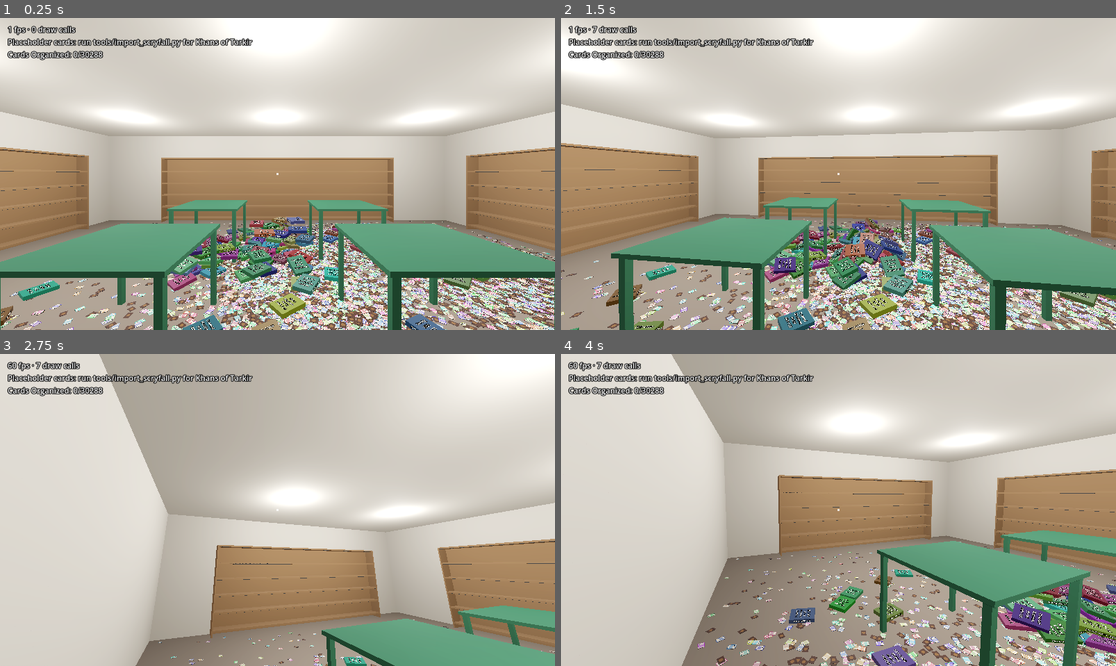
Above: before the commit, frames 1-4 (two rows, left to right).
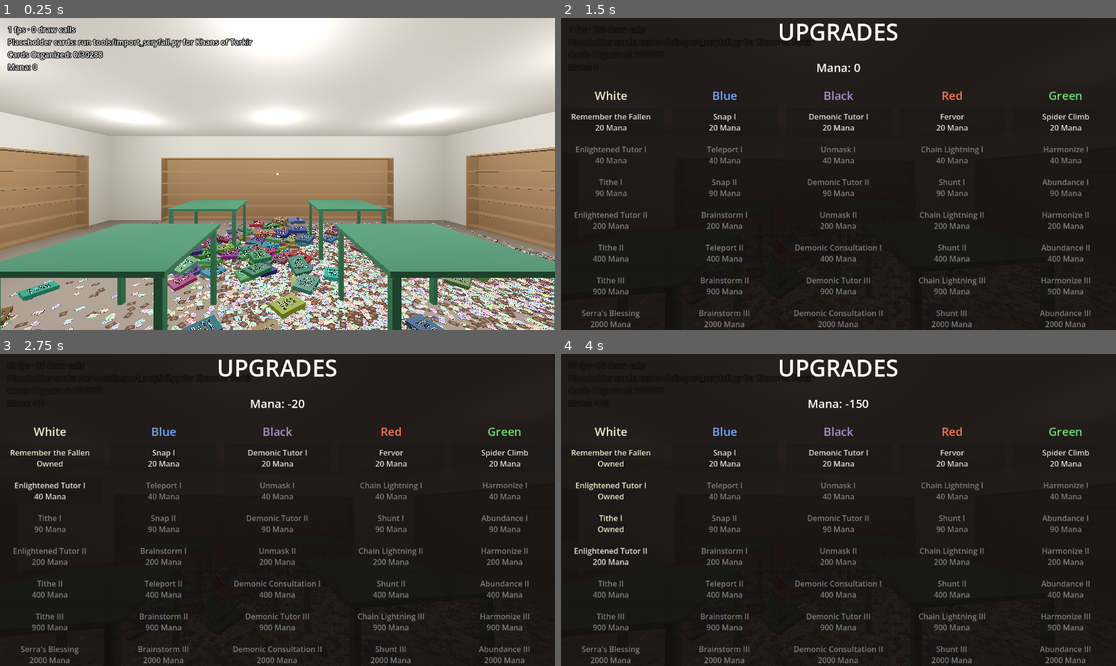
Above: after the commit, the same moments.

Repository: brian-kujawski/cracknstack
Game: Godot game, scene res://scenes/main.tscn
The game is run twice, just before and just after one commit, with the same random seed, the same clock (stepped at 60 frames per second) and the same inputs.
Inputs (mouse positions are in pixels of both pictures, inside the frame that each line leads up to):
- Up to frame 1 (0.25 s): no input
- Up to frame 2 (1.5 s): tap Enter at 0.5 s; move the mouse to (866, 174) at 0.52 s; hold Tab (upgrades, bound only after the commit) from 0.53 s (still down); tap Ctrl (crouch) at 0.6 s; click (866, 174) at 0.67 s; move the mouse to (810, 174) at 1.27 s; tap Mouse wheel down (flip_next) at 1.35 s; click (810, 174) at 1.42 s
- Up to frame 3 (2.75 s): release Tab (upgrades, bound only after the commit) at 2 s; click (49, 456) at 2 s, where only the run after the commit has a clickable "Remember the Fallen 20 Mana"
- Up to frame 4 (4 s): click (610, 491) at 2.75 s, where only the run after the commit has a clickable "Enlightened Tutor I 40 Mana"; click (610, 522) at 3.5 s, where only the run after the commit has a clickable "Tithe I 90 Mana"

The runs differ from the first frame. In frame 1, 0.1% of the frame differs, in the area x 1-7%, y 14-17%; in frame 2, 99%; in frame 3, 99%, in the area x 0-100%, y 0-100%; in frame 4, 99%.

Commit message:
Add Mana and a Tab upgrade menu with every M7 unlock
Mana is earned for each card locked in, with once-only bonuses for
finishing a binder, shelving it in its own space and lighting a shelf.
Tab opens a menu of all 35 unlocks (five colours, seven in a row); they
can be bought in order but do nothing yet. Debug builds can buy into
negative Mana for testing.

Co-Authored-By: Claude Opus 5.5 (1M context) <noreply@anthropic.com>
Claude-Session: https://claude.ai/code/session_01KExhLkdBzrwCLDv5LzpzUT

Diff:
--- a/project.godot
+++ b/project.godot
@@ -19,6 +19,7 @@
 
 CardDatabase="*res://scripts/data/card_database.gd"
 Controls="*res://scripts/input/controls.gd"
+Progression="*res://scripts/progression/progression.gd"
 
 [physics]
 
--- a/scenes/main.tscn
+++ b/scenes/main.tscn
@@ -6,6 +6,7 @@
 [ext_resource type="Script" path="res://scripts/pile/pile_world.gd" id="4_pile"]
 [ext_resource type="Script" path="res://scripts/benchmark.gd" id="5_benchmark"]
 [ext_resource type="Script" path="res://scripts/ui/pause_menu.gd" id="6_pause"]
+[ext_resource type="Script" path="res://scripts/ui/upgrade_menu.gd" id="7_upgrades"]
 
 [sub_resource type="ProceduralSkyMaterial" id="ProceduralSkyMaterial_sky"]
 
@@ -101,3 +102,6 @@
 
 [node name="PauseMenu" type="CanvasLayer" parent="."]
 script = ExtResource("6_pause")
+
+[node name="UpgradeMenu" type="CanvasLayer" parent="."]
+script = ExtResource("7_upgrades")
--- a/scripts/binders/binder.gd
+++ b/scripts/binders/binder.gd
@@ -217,13 +217,20 @@
 		return result
 	_refresh_spread()
 	if result == BinderContents.Result.LOCKED:
+		Progression.earn(Progression.CARD_LOCKED)
 		_flash(_pocket_view(pocket), FLASH_GLOW, LOCKED_GLOW, 0.9)
 		var page := pocket / BinderLayout.POCKETS_PER_PAGE
 		if contents.is_page_complete(page):
 			_flash(_page_view(page), PAGE_FLASH_GLOW, PAGE_DONE_GLOW, 1.4)
 		if contents.is_complete():
+			Progression.earn_once("complete:" + key(), Progression.binder_complete_bonus(contents.capacity()))
 			_on_complete()
 	return result
+
+
+## Names this binder for bonuses paid once: its set and first number.
+func key() -> String:
+	return "%s#%d" % [binder.set_code, binder.first]
 
 
 ## Takes an unlocked card out of a pocket; -1 if there isn't one.
--- a/scripts/input/controls.gd
+++ b/scripts/input/controls.gd
@@ -23,6 +23,7 @@
 const FLIP_NEXT := &"flip_next"
 const FLIP_PREVIOUS := &"flip_previous"
 const PAUSE := &"pause"
+const UPGRADES := &"upgrades"
 
 ## Every bindable action in menu order: [action, what it's called in the menu].
 const ACTIONS := [
@@ -38,6 +39,7 @@
 	[FLIP_NEXT, "Next page"],
 	[FLIP_PREVIOUS, "Previous page"],
 	[PAUSE, "Pause"],
+	[UPGRADES, "Upgrades"],
 ]
 
 ## Defaults per action: keys by physical keycode (so WASD stays put on
@@ -51,6 +53,7 @@
 	INSPECT: [KEY_F],
 	INTERACT: [KEY_E],
 	PAUSE: [KEY_ESCAPE],
+	UPGRADES: [KEY_TAB],
 }
 const DEFAULT_BUTTONS := {
 	USE_HAND: [MOUSE_BUTTON_LEFT],
--- a/scripts/main.gd
+++ b/scripts/main.gd
@@ -23,6 +23,7 @@
 	_hands.shown_card_changed.connect(_on_shown_card_changed)
 	_hands.hint_changed.connect(func(text: String) -> void: _hint.text = text)
 	_on_shown_card_changed(null)
+	Progression.mana_changed.connect(func(_mana: int) -> void: _update_stats())
 	_update_stats()
 
 
@@ -37,7 +38,8 @@
 ## testing: they show when running from the editor or a debug export, and are
 ## left out of release exports.
 func _update_stats() -> void:
-	var text := "Cards Organized: %d/%d" % [cards_organized(_pile.binders), CardDatabase.card_count()]
+	var text := "Cards Organized: %d/%d\nMana: %d" % [
+		cards_organized(_pile.binders), CardDatabase.card_count(), Progression.mana]
 	if OS.is_debug_build():
 		var debug := "%d fps · %d draw calls" % [
 			Engine.get_frames_per_second(),
--- /dev/null
+++ b/scripts/progression/progression.gd
@@ -0,0 +1,125 @@
+extends Node
+## Mana and the upgrades it buys (autoload: Progression). Every card locked
+## into its own pocket pays 1 Mana; finishing a binder, standing a binder in
+## its own shelf space and lighting up a shelf pay bonuses, each once. Mana
+## is spent on the upgrade tree in /mnt/project-files/plan/m7-upgrade-tree.md:
+## five colours, each a row of seven unlocks bought in order. Unlocks are
+## recorded here but do nothing yet; each gets built one at a time.
+
+signal mana_changed(mana: int)
+signal unlocked(colour: int, step: int)
+
+const CARD_LOCKED := 1
+## Finishing a binder pays this share of its card count (rounded up).
+const BINDER_COMPLETE_SHARE := 0.1
+const BINDER_SHELVED := 5
+const SECTION_LIT := 25
+
+## Every colour's row uses the same prices, step by step.
+const PRICES := [20, 40, 90, 200, 400, 900, 2000]
+
+## Each colour's row of unlocks in buying order: [node, rank]. A rank of 0
+## marks a node that's bought once, with no numeral.
+const COLOURS := [
+	{"name": "White", "steps": [
+		["Remember the Fallen", 0], ["Enlightened Tutor", 1], ["Tithe", 1], ["Enlightened Tutor", 2],
+		["Tithe", 2], ["Tithe", 3], ["Serra's Blessing", 0]]},
+	{"name": "Blue", "steps": [
+		["Snap", 1], ["Teleport", 1], ["Snap", 2], ["Brainstorm", 1],
+		["Teleport", 2], ["Brainstorm", 2], ["Brainstorm", 3]]},
+	{"name": "Black", "steps": [
+		["Demonic Tutor", 1], ["Unmask", 1], ["Demonic Tutor", 2], ["Unmask", 2],
+		["Demonic Consultation", 1], ["Demonic Tutor", 3], ["Demonic Consultation", 2]]},
+	{"name": "Red", "steps": [
+		["Fervor", 0], ["Chain Lightning", 1], ["Shunt", 1], ["Chain Lightning", 2],
+		["Shunt", 2], ["Chain Lightning", 3], ["Shunt", 3]]},
+	{"name": "Green", "steps": [
+		["Spider Climb", 0], ["Harmonize", 1], ["Abundance", 1], ["Harmonize", 2],
+		["Abundance", 2], ["Harmonize", 3], ["Abundance", 3]]},
+]
+
+const NUMERALS := ["", "I", "II", "III"]
+
+var mana := 0
+## Debug builds can buy past what they can afford, into negative Mana, so
+## every unlock can be tried while testing.
+var allow_debt := OS.is_debug_build()
+
+## Steps bought in each colour; the next one to buy is at this index.
+var _bought: Array[int] = []
+## Bonuses already paid, so none can be farmed by taking a binder down and
+## putting it back.
+var _paid := {}
+
+
+func _init() -> void:
+	reset()
+
+
+## Back to a new game: no Mana, nothing bought.
+func reset() -> void:
+	mana = 0
+	_bought.assign(COLOURS.map(func(_c) -> int: return 0))
+	_paid.clear()
+	mana_changed.emit(mana)
+
+
+func earn(amount: int) -> void:
+	mana += amount
+	mana_changed.emit(mana)
+
+
+## Pays a bonus the first time `key` earns it; later calls do nothing.
+func earn_once(key: String, amount: int) -> void:
+	if _paid.has(key):
+		return
+	_paid[key] = true
+	earn(amount)
+
+
+static func binder_complete_bonus(card_count: int) -> int:
+	return ceili(card_count * BINDER_COMPLETE_SHARE)
+
+
+static func step_name(colour: int, step: int) -> String:
+	var entry: Array = COLOURS[colour].steps[step]
+	return entry[0] if entry[1] == 0 else "%s %s" % [entry[0], NUMERALS[entry[1]]]
+
+
+static func price(step: int) -> int:
+	return PRICES[step]
+
+
+func bought_count(colour: int) -> int:
+	return _bought[colour]
+
+
+func is_bought(colour: int, step: int) -> bool:
+	return step < _bought[colour]
+
+
+## Only a colour's next step can be bought, and only with the Mana for it
+## (unless debt is allowed).
+func can_buy(colour: int, step: int) -> bool:
+	return step == _bought[colour] and step < PRICES.size() and (allow_debt or mana >= price(step))
+
+
+func buy(colour: int, step: int) -> bool:
+	if not can_buy(colour, step):
+		return false
+	_bought[colour] += 1
+	earn(-price(step))
+	unlocked.emit(colour, step)
+	return true
+
+
+## The rank owned of a node, e.g. rank("Tithe") is 2 once Tithe II is bought.
+## Nodes bought once (no numeral) report 1.
+func rank(node: String) -> int:
+	var owned := 0
+	for colour in COLOURS.size():
+		var steps: Array = COLOURS[colour].steps
+		for step in _bought[colour]:
+			if steps[step][0] == node:
+				owned = maxi(owned, maxi(steps[step][1], 1))
+	return owned
--- a/scripts/store/shelf_unit.gd
+++ b/scripts/store/shelf_unit.gd
@@ -101,7 +101,10 @@
 	var correct: bool = spaces[space] == binder.binder
 	shelved[space] = binder
 	binder.stand_on_shelf(self, space, binder_transform(space), correct)
-	refresh_section(shelf_of(space))
+	if correct:
+		Progression.earn_once("shelved:" + binder.key(), Progression.BINDER_SHELVED)
+	if refresh_section(shelf_of(space)):
+		Progression.earn_once("section:%s/%d" % [name, shelf_of(space)], Progression.SECTION_LIT)
 	return correct
 
 
--- a/scripts/ui/pause_menu.gd
+++ b/scripts/ui/pause_menu.gd
@@ -2,8 +2,9 @@
 extends CanvasLayer
 ## The pause screen. Esc (Controls.PAUSE) stops the game and frees the mouse;
 ## Esc again, or the Continue button, goes back in. Losing the window's focus
-## (alt-tab) pauses too, so the mouse is never left loose in the game. This is
-## where the in-game menu (M4b) will grow from.
+## (alt-tab) pauses too, unless another menu (upgrades) already has the game
+## stopped, so the mouse is never left loose in the game. This is where the
+## in-game menu (M4b) will grow from.
 
 const BACKDROP := Color(0.07, 0.05, 0.04, 0.92)
 
@@ -49,7 +50,7 @@
 
 
 func _notification(what: int) -> void:
-	if what == NOTIFICATION_APPLICATION_FOCUS_OUT and not visible and not "--benchmark" in OS.get_cmdline_user_args():
+	if what == NOTIFICATION_APPLICATION_FOCUS_OUT and not get_tree().paused and not "--benchmark" in OS.get_cmdline_user_args():
 		pause()
 
 
--- /dev/null
+++ b/scripts/ui/upgrade_menu.gd
@@ -0,0 +1,113 @@
+class_name UpgradeMenu
+extends CanvasLayer
+## The upgrade menu: Tab (Controls.UPGRADES) stops the game and shows every
+## unlock, one column per colour in buying order. Only each colour's next
+## unlock can be bought. Tab or Esc goes back in. A stand-in until the shop
+## moves to the front counter; nothing bought does anything yet.
+
+const BACKDROP := Color(0.07, 0.05, 0.04, 0.92)
+const COLOUR_TINTS := [
+	Color(0.95, 0.92, 0.8), Color(0.45, 0.65, 1.0), Color(0.7, 0.55, 0.8), Color(1.0, 0.45, 0.35), Color(0.45, 0.85, 0.45)]
+
+var _mana_label: Label
+## _buttons[colour][step]
+var _buttons: Array = []
+
+
+func _ready() -> void:
+	process_mode = Node.PROCESS_MODE_ALWAYS
+	layer = 9
+	var backdrop := ColorRect.new()
+	backdrop.color = BACKDROP
+	backdrop.set_anchors_preset(Control.PRESET_FULL_RECT)
+	add_child(backdrop)
+	var column := VBoxContainer.new()
+	column.set_anchors_and_offsets_preset(Control.PRESET_CENTER)
+	column.grow_horizontal = Control.GROW_DIRECTION_BOTH
+	column.grow_vertical = Control.GROW_DIRECTION_BOTH
+	column.add_theme_constant_override("separation", 24)
+	backdrop.add_child(column)
+	var title := Label.new()
+	title.text = "UPGRADES"
+	title.horizontal_alignment = HORIZONTAL_ALIGNMENT_CENTER
+	title.add_theme_font_size_override("font_size", 48)
+	column.add_child(title)
+	_mana_label = Label.new()
+	_mana_label.horizontal_alignment = HORIZONTAL_ALIGNMENT_CENTER
+	_mana_label.add_theme_font_size_override("font_size", 24)
+	column.add_child(_mana_label)
+	var colours := HBoxContainer.new()
+	colours.add_theme_constant_override("separation", 16)
+	column.add_child(colours)
+	for colour in Progression.COLOURS.size():
+		colours.add_child(_build_colour(colour))
+	Progression.mana_changed.connect(func(_mana: int) -> void: refresh())
+	Progression.unlocked.connect(func(_colour: int, _step: int) -> void: refresh())
+	refresh()
+	visible = false
+
+
+func _build_colour(colour: int) -> VBoxContainer:
+	var list := VBoxContainer.new()
+	list.add_theme_constant_override("separation", 8)
+	var header := Label.new()
+	header.text = Progression.COLOURS[colour].name
+	header.horizontal_alignment = HORIZONTAL_ALIGNMENT_CENTER
+	header.add_theme_font_size_override("font_size", 24)
+	header.add_theme_color_override("font_color", COLOUR_TINTS[colour])
+	list.add_child(header)
+	var buttons: Array[Button] = []
+	for step in Progression.COLOURS[colour].steps.size():
+		var button := Button.new()
+		button.focus_mode = Control.FOCUS_NONE
+		button.custom_minimum_size = Vector2(220, 60)
+		button.pressed.connect(func() -> void: Progression.buy(colour, step))
+		list.add_child(button)
+		buttons.append(button)
+	_buttons.append(buttons)
+	return list
+
+
+func _unhandled_input(event: InputEvent) -> void:
+	if event.is_action_pressed(Controls.UPGRADES) or (visible and event.is_action_pressed(Controls.PAUSE)):
+		if visible:
+			close()
+		elif not get_tree().paused:
+			open()
+		else:
+			return
+		get_viewport().set_input_as_handled()
+
+
+func is_open() -> bool:
+	return visible
+
+
+func open() -> void:
+	refresh()
+	visible = true
+	get_tree().paused = true
+	Input.mouse_mode = Input.MOUSE_MODE_VISIBLE
+
+
+func close() -> void:
+	visible = false
+	get_tree().paused = false
+	Input.mouse_mode = Input.MOUSE_MODE_CAPTURED
+
+
+## Redraws the Mana total and every button: bought, buyable or not yet.
+func refresh() -> void:
+	_mana_label.text = "Mana: %d" % Progression.mana
+	for colour in _buttons.size():
+		for step in _buttons[colour].size():
+			var button: Button = _buttons[colour][step]
+			var unlock := Progression.step_name(colour, step)
+			if Progression.is_bought(colour, step):
+				button.text = "%s\nOwned" % unlock
+				button.disabled = true
+				button.add_theme_color_override("font_disabled_color", COLOUR_TINTS[colour])
+			else:
+				button.remove_theme_color_override("font_disabled_color")
+				button.text = "%s\n%d Mana" % [unlock, Progression.price(step)]
+				button.disabled = not Progression.can_buy(colour, step)
--- a/tests/test_runner.gd
+++ b/tests/test_runner.gd
@@ -34,6 +34,8 @@
 	_test_controls()
 	_test_onscreen_text()
 	_test_pause()
+	_test_progression()
+	_test_upgrade_menu()
 	await _test_crouch()
 	CardDatabase.load_file(CardDatabase.PLACEHOLDER_PATH)
 	print("%d checks, %d failed" % [_checks, _failures])
@@ -701,6 +703,94 @@
 	menu.free()
 
 
+func _test_progression() -> void:
+	Progression.reset()
+	Progression.allow_debt = false
+	var range_data := CardDatabase.all_binders()[0]
+	var ids := _first_binder_cards()
+	var binder := Binder.new()
+	binder.setup(range_data, Color.RED, null)
+	add_child(binder)
+	binder.put_down(self, Vector3(4.0, 0.75, 2.0), 0.0)
+	binder.open()
+	binder.insert(1, ids[2])
+	_check(Progression.mana == 0, "a misplaced card earns nothing")
+	binder.take(1)
+	binder.insert(0, ids[0])
+	_check(Progression.mana == 1, "a card locked in earns 1 Mana")
+	for i in range(1, ids.size()):
+		binder.show_pocket(i)
+		binder.insert(i, ids[i])
+	var bonus := Progression.binder_complete_bonus(ids.size())
+	_check(bonus == ceili(ids.size() / 10.0), "finishing a binder pays 10% of its cards, rounded up")
+	_check(Progression.mana == ids.size() + bonus, "every card plus the binder bonus, got %d" % Progression.mana)
+
+	var unit := ShelfUnit.new()
+	unit.build(ShelfLayout.assign(CardDatabase.all_binders(), [12, 12, 12] as Array[int])[0], StandardMaterial3D.new())
+	add_child(unit)
+	var before := Progression.mana
+	unit.shelve(0, binder)
+	_check(Progression.mana == before + Progression.BINDER_SHELVED, "a binder in its own space pays the shelf bonus")
+	unit.unshelve(0)
+	unit.shelve(0, binder)
+	_check(Progression.mana == before + Progression.BINDER_SHELVED, "putting it back doesn't pay again")
+
+	Progression.reset()
+	_check(Progression.mana == 0 and Progression.bought_count(0) == 0, "reset starts a new game")
+	_check(not Progression.can_buy(0, 0), "an unlock you can't afford can't be bought")
+	Progression.earn(25)
+	_check(not Progression.can_buy(0, 1), "a colour's unlocks are bought in order")
+	_check(Progression.buy(0, 0) and Progression.mana == 5, "buying spends its price")
+	_check(Progression.is_bought(0, 0) and not Progression.buy(0, 0), "an unlock is bought once")
+	_check(Progression.rank("Remember the Fallen") == 1 and Progression.rank("Tithe") == 0, "rank tracks what's owned")
+	Progression.allow_debt = true
+	_check(Progression.buy(0, 1) and Progression.buy(0, 2) and Progression.mana == 5 - 40 - 90,
+		"debug builds can buy into negative Mana, got %d" % Progression.mana)
+	_check(Progression.rank("Enlightened Tutor") == 1 and Progression.rank("Tithe") == 1, "ranks follow the row")
+	_check(Progression.step_name(0, 3) == "Enlightened Tutor II" and Progression.step_name(0, 6) == "Serra's Blessing",
+		"unlocks read with their rank numeral, or none for single buys")
+	var total := 0
+	for colour in Progression.COLOURS.size():
+		_check(Progression.COLOURS[colour].steps.size() == 7, "every colour is a row of seven")
+		for step in 7:
+			total += Progression.price(step)
+	_check(total == 18250, "the whole tree costs 18,250 Mana")
+	Progression.reset()
+	Progression.allow_debt = OS.is_debug_build()
+	unit.free() # The shelved binder goes with it.
+
+
+func _test_upgrade_menu() -> void:
+	Progression.reset()
+	Progression.allow_debt = false
+	var menu := UpgradeMenu.new()
+	add_child(menu)
+	var buttons: Array = menu.find_children("*", "Button", true, false)
+	_check(buttons.size() == 35, "the menu has a button for each of the 35 unlocks, got %d" % buttons.size())
+	var tab := InputEventAction.new()
+	tab.action = Controls.UPGRADES
+	tab.pressed = true
+	menu._unhandled_input(tab)
+	_check(menu.is_open() and get_tree().paused, "Tab opens the upgrade menu and stops the game")
+	var first: Button = buttons[0]
+	_check(first.text == "Remember the Fallen\n20 Mana" and first.disabled, "an unaffordable unlock shows its price, greyed out")
+	Progression.earn(20)
+	_check(not first.disabled and (buttons[1] as Button).disabled, "once affordable, only the colour's next unlock lights up")
+	first.pressed.emit()
+	_check(Progression.is_bought(0, 0) and first.text == "Remember the Fallen\nOwned", "clicking buys it")
+	var esc := InputEventAction.new()
+	esc.action = Controls.PAUSE
+	esc.pressed = true
+	menu._unhandled_input(esc)
+	_check(not menu.is_open() and not get_tree().paused, "Esc closes the menu")
+	menu.open()
+	menu._unhandled_input(tab)
+	_check(not menu.is_open() and not get_tree().paused, "Tab closes it too")
+	menu.free()
+	Progression.reset()
+	Progression.allow_debt = OS.is_debug_build()
+
+
 func _test_crouch() -> void:
 	var player: CharacterBody3D = load("res://scenes/player/player.tscn").instantiate()
 	player.process_mode = Node.PROCESS_MODE_DISABLED # Driven by hand below.
Not shown: 1 places in scenes/main.tscn that only renumber resources
Not shown, added: scripts/progression/progression.gd.uid
Not shown, added: scripts/ui/upgrade_menu.gd.uid
